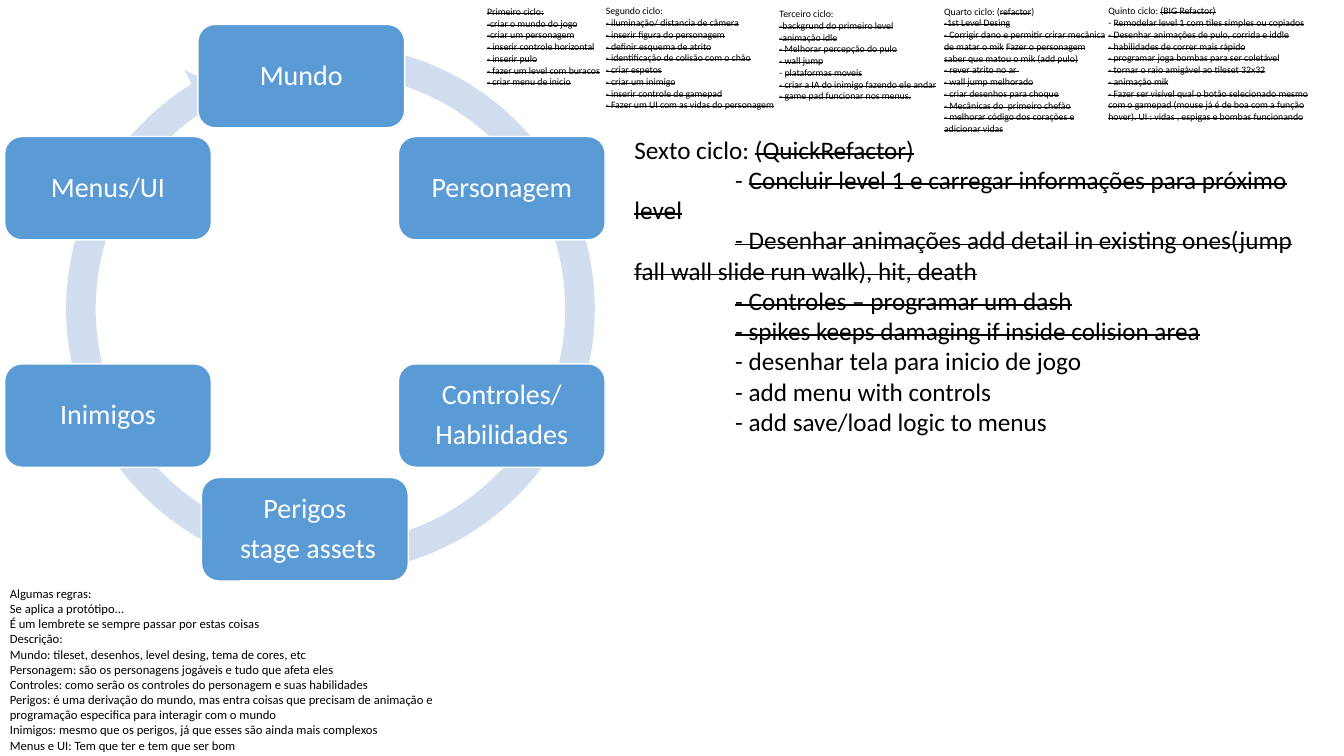
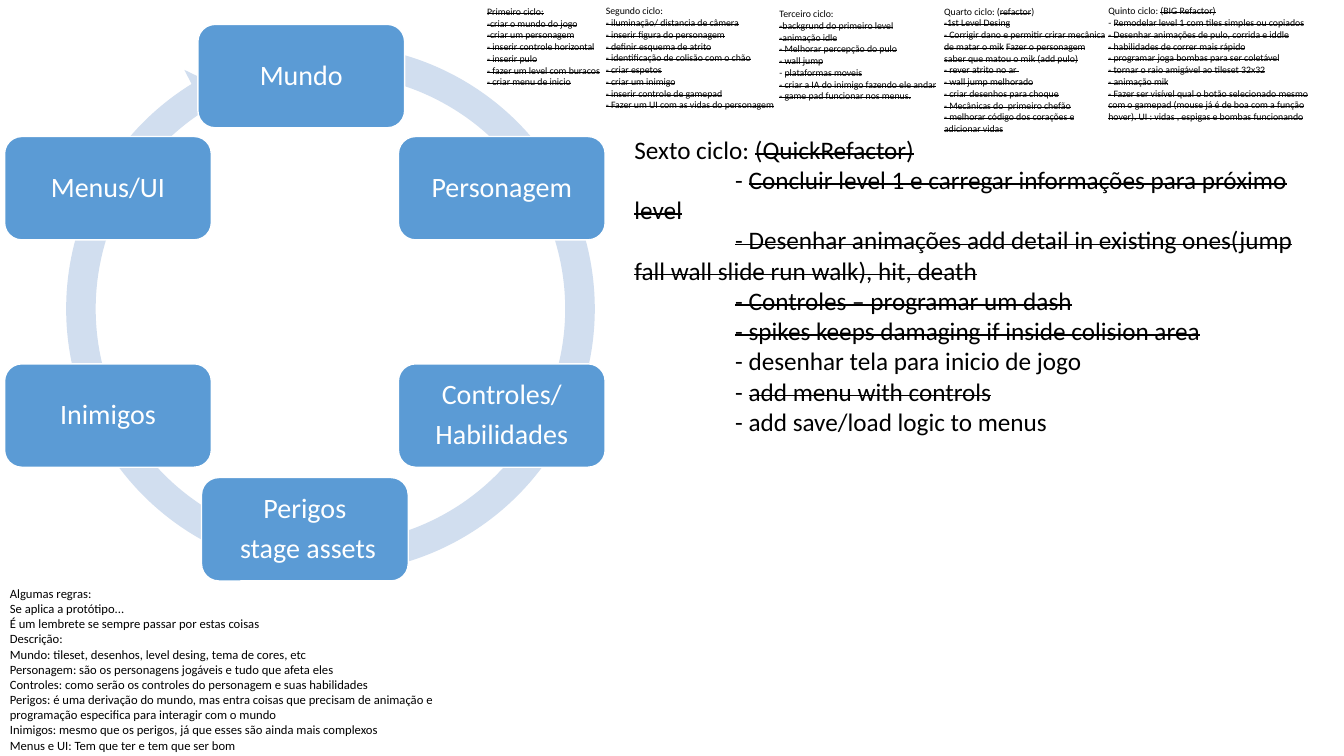
Before and after one commit to radfek/MilhoMen, a slide deck: slide 1 of Project Data/Ciclo de trabalho.pptx. Drawn at 1344x756 pixels with LibreOffice and Linux fonts; fonts in the diff are those of the drawing. Boxes give left, top, right and bottom in pixels: in the first picture for what was removed or moved away, otherwise in the second. Text is boxed around its words. In the diff, an @@ line names an element or a change of style, - is before the commit and + after.

```diff
--- a/Project Data/Ciclo de trabalho.pptx
+++ b/Project Data/Ciclo de trabalho.pptx
@@ text at box(749, 383, 991, 402): strikethrough on in "add menu with controls" @@
```
Also in this commit, not shown: 8 other files.
